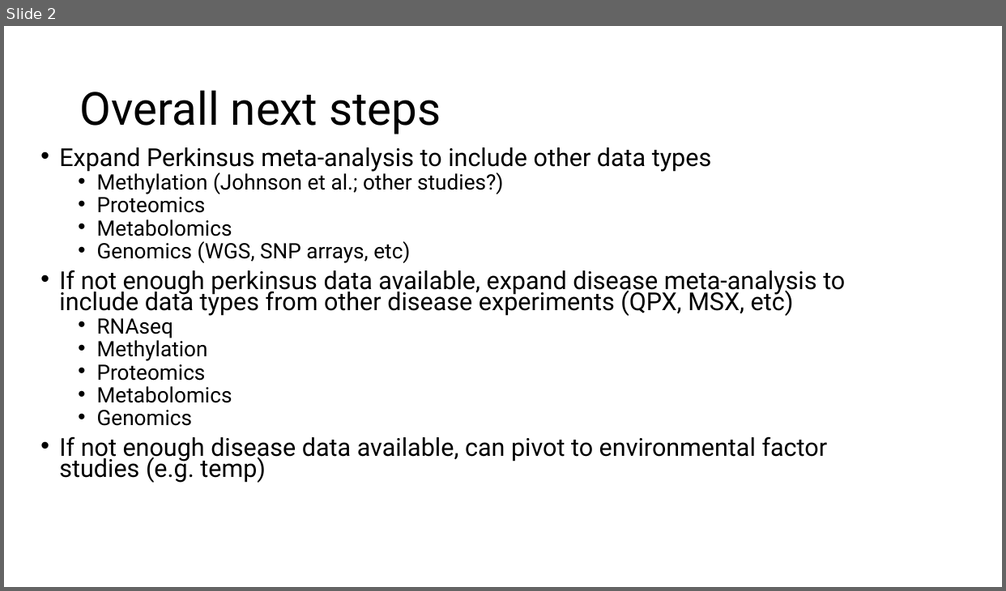
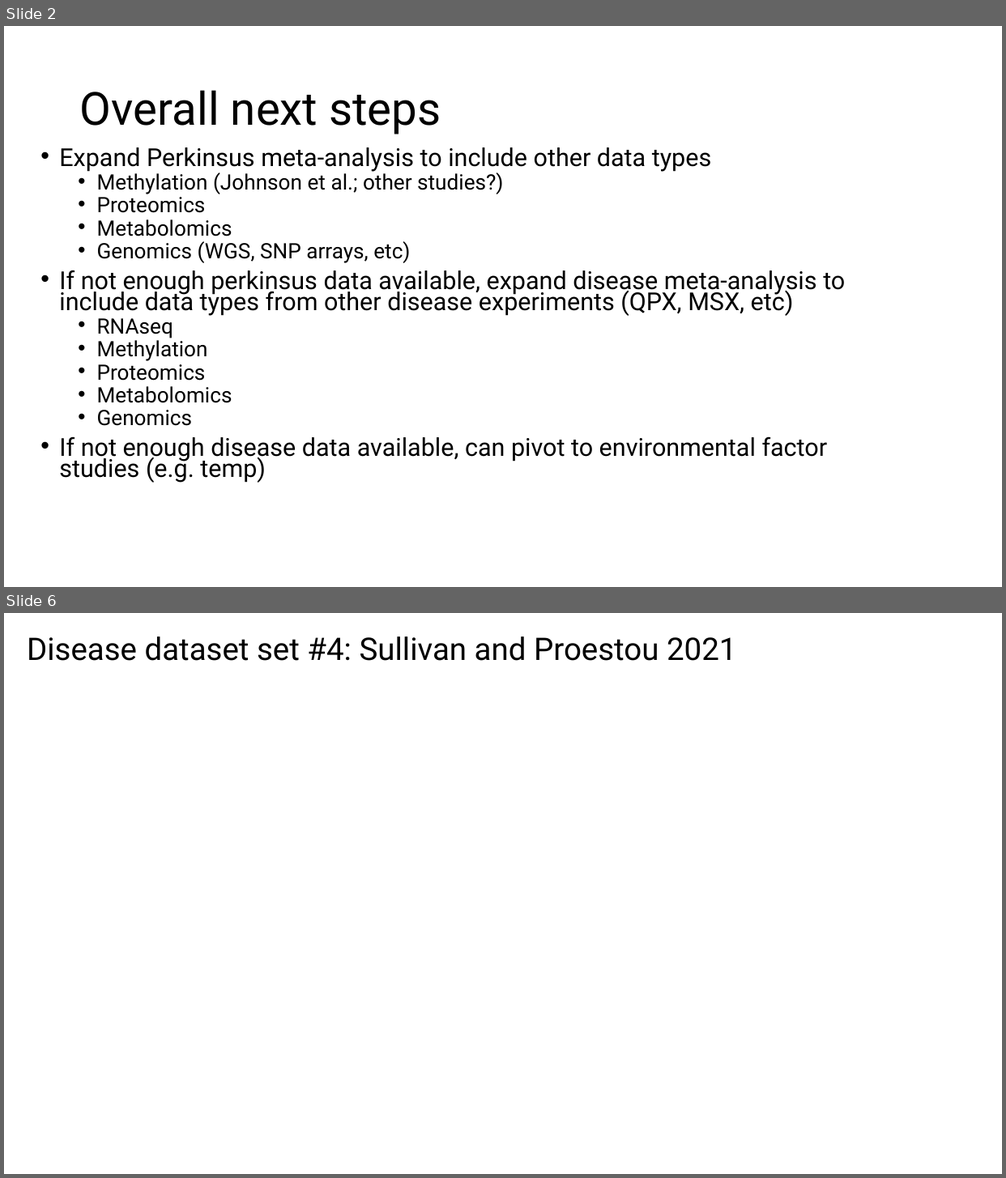
Before and after one commit to Resilience-Biomarkers-for-Aquaculture/Cvirg_Pmarinus_RNAseq, a slide deck: analysis_ideas.pptx. Shown one above the other, each under a label of ours: slide 2 before the commit, slides 2 and 6 after it; the slides between them are not shown. The pictures are 1006x591 and 1006x1178 pixels, drawn with LibreOffice and Linux fonts; fonts in the diff are those of the drawing. Boxes give left, top, right and bottom in pixels: in the first picture for what was removed or moved away, otherwise in the second. Text is boxed around its words. In the diff, an @@ line names an element or a change of style, - is before the commit and + after.

Commit message:
edited samplesheet dataset3 and analysis ideas with disease datasets

```diff
--- a/analysis_ideas.pptx
+++ b/analysis_ideas.pptx
@@ slide 6 added at [4, 613, 1002, 1174], background #FFFFFF @@
@@ title added at [27, 636, 736, 661], 30 pt, text #000000 @@
+Disease dataset set #4: Sullivan and Proestou 2021
```
Also in this commit, not shown: 3 other slides added, 2 other files.
